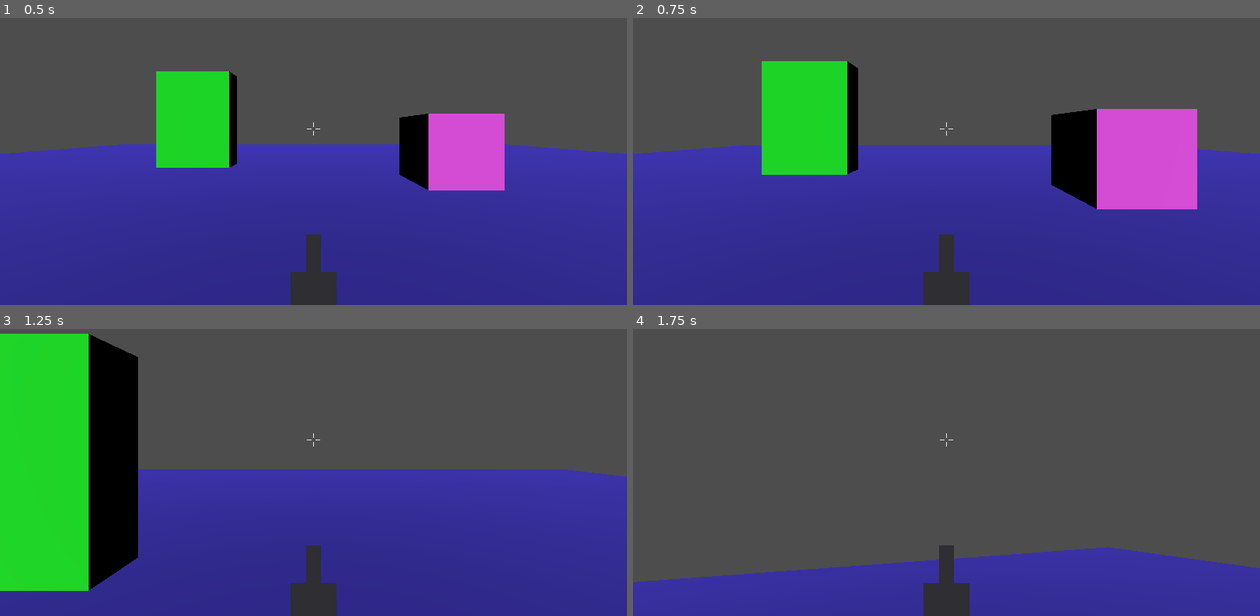
Above: before the commit, frames 1-4 (two rows, left to right).
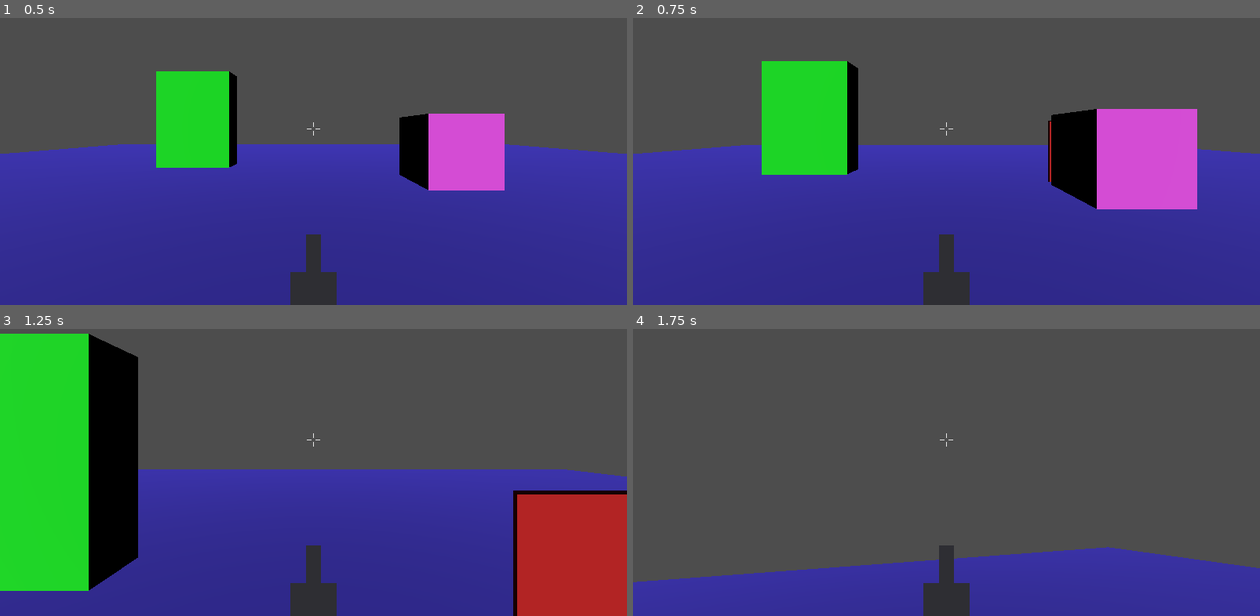
Above: after the commit, the same moments.

Repository: Rognlosh/DoomGodotYandex
Game: Godot game, scene res://scenes/main/main.tscn
Same seed, same stepped clock (60 frames per second), same inputs: the game is played once before the commit and once after it.
Inputs (mouse positions are in pixels of both pictures, inside the frame that each line leads up to):
- Up to frame 1 (0.5 s): no input
- Up to frame 2 (0.75 s): tap Enter at 0.5 s; move the mouse to (915, 198) at 0.52 s; press the mouse at (915, 198) at 0.53 s; hold W (move_forward) from 0.53 s (still down)
- Up to frame 3 (1.25 s): keep holding W (move_forward); tap Space (jump) at 0.77 s
- Up to frame 4 (1.75 s): keep holding W (move_forward); move the mouse to (990, 443) at 1.27 s; release the mouse at (990, 443) at 1.28 s; click (990, 443) at 1.35 s; tap Space (jump) at 1.52 s

Frame 1 is identical in both runs. In frame 2, 0.1% of the frame differs, in the area x 66-67%, y 35-58%; in frame 3, 7.9%, in the area x 81-100%, y 56-100%; in frame 4, nothing differs.

Commit message:
EnemyFSM
Реализован базовый враг, машина состояний IdleAttackDied

Diff:
--- /dev/null
+++ b/scenes/enemies/enemy_base.gd
@@ -0,0 +1,193 @@
+class_name EnemyBase
+extends CharacterBody3D
+## Базовый враг: наземный, ближний бой. Играбелен «как есть» (наш первый враг)
+## и служит базой для других типов. Расширение без копипасты — два пути:
+##   1) другие цифры — меняешь @export в инспекторе унаследованной сцены;
+##   2) другое поведение — extends EnemyBase и переопределяешь хук
+##      (_move_towards_target / _perform_attack / _can_see_target / _on_death).
+
+## Состояния ИИ (как enum в C#: State.IDLE и т.д.).
+enum State { IDLE, CHASE, ATTACK, DEAD }
+
+@export_group("Характеристики")
+## Скорость преследования, м/с.
+@export var move_speed: float = 4.0
+## Радиус, в котором враг замечает игрока, м.
+@export var detection_range: float = 18.0
+## Дистанция, с которой враг бьёт, м.
+@export var attack_range: float = 2.0
+## Урон за один удар.
+@export var attack_damage: float = 8.0
+## Пауза между ударами, с.
+@export var attack_cooldown: float = 1.2
+## Гравитация, м/с².
+@export var gravity: float = 24.0
+
+@export_group("Цель")
+## Группа, в которой ищем игрока. &"..." — StringName (дешёвая интернированная строка).
+@export var target_group: StringName = &"player"
+
+# $Узел — это get_node("Узел"); @onready откладывает до готовности дерева.
+@onready var _health: HealthComponent = $HealthComponent
+@onready var _sprite: Sprite3D = $Sprite3D
+
+# Цель (игрок). Может исчезнуть (рестарт уровня) — ищем лениво.
+var _target: Node3D
+var _state: State = State.IDLE
+# Обратный отсчёт до следующего удара, с.
+var _attack_timer: float = 0.0
+# Высота «глаз» для луча видимости и центра удара, м.
+const _EYE_OFFSET := Vector3(0.0, 1.0, 0.0)
+
+
+func _ready() -> void:
+	# Реакция на смерть — наша (signal up).
+	_health.died.connect(_on_death)
+	# Плейсхолдер-текстура, если арт ещё не назначен в инспекторе (ноль веса билда).
+	if _sprite.texture == null:
+		_sprite.texture = _make_placeholder_texture()
+
+
+# Конвенция урона: тело принимает урон и делегирует в компонент.
+func take_damage(amount: float) -> void:
+	_health.take_damage(amount)
+
+
+func _physics_process(delta: float) -> void:
+	if _state == State.DEAD:
+		return
+
+	if _attack_timer > 0.0:
+		_attack_timer -= delta
+
+	_acquire_target()
+
+	# match — аналог switch.
+	match _state:
+		State.IDLE:
+			_state_idle(delta)
+		State.CHASE:
+			_state_chase(delta)
+		State.ATTACK:
+			_state_attack(delta)
+
+
+# --- Состояния ---
+
+func _state_idle(delta: float) -> void:
+	_apply_gravity(delta)
+	move_and_slide()
+	if _target != null and _can_see_target():
+		_state = State.CHASE
+
+
+func _state_chase(delta: float) -> void:
+	if _target == null:
+		_state = State.IDLE
+		return
+	var dist := global_position.distance_to(_target.global_position)
+	if dist <= attack_range:
+		_state = State.ATTACK
+		return
+	if dist > detection_range:
+		_state = State.IDLE  # потеряли — назад в ожидание
+		return
+	_move_towards_target(delta)
+
+
+func _state_attack(delta: float) -> void:
+	# Стоим на месте, гасим горизонтальную скорость, бьём по кулдауну.
+	_apply_gravity(delta)
+	velocity.x = 0.0
+	velocity.z = 0.0
+	move_and_slide()
+
+	if _target == null:
+		_state = State.IDLE
+		return
+	if global_position.distance_to(_target.global_position) > attack_range:
+		_state = State.CHASE
+		return
+	if _attack_timer <= 0.0:
+		_attack_timer = attack_cooldown
+		_perform_attack()
+
+
+# --- Хуки для переопределения у наследников ---
+
+## Обнаружение: в радиусе И есть прямая видимость. Переопредели под конус/360°.
+func _can_see_target() -> bool:
+	if _target == null:
+		return false
+	if global_position.distance_to(_target.global_position) > detection_range:
+		return false
+	return _has_line_of_sight()
+
+
+## Движение к цели. По умолчанию — по земле с гравитацией. Летающий переопределит.
+func _move_towards_target(delta: float) -> void:
+	_apply_gravity(delta)
+	var to_target := _target.global_position - global_position
+	to_target.y = 0.0  # только горизонталь
+	var dir := to_target.normalized()
+	velocity.x = dir.x * move_speed
+	velocity.z = dir.z * move_speed
+	move_and_slide()
+
+
+## Атака. По умолчанию — ближний бой. Стреляющий переопределит (спавн снаряда).
+func _perform_attack() -> void:
+	if _target != null and _target.has_method("take_damage"):
+		_target.take_damage(attack_damage)
+
+
+## Смерть. По умолчанию — труп: стоп ИИ, снять коллизию, «положить» спрайт, исчезнуть.
+func _on_death() -> void:
+	_state = State.DEAD
+	velocity = Vector3.ZERO
+	# set_deferred — менять параметры физики безопасно вне шага симуляции.
+	set_deferred(&"collision_layer", 0)
+	set_deferred(&"collision_mask", 0)
+	_sprite.rotation_degrees.z = 90.0
+	get_tree().create_timer(2.0).timeout.connect(queue_free)
+
+
+# --- Вспомогательное ---
+
+func _apply_gravity(delta: float) -> void:
+	if not is_on_floor():
+		velocity.y -= gravity * delta
+
+
+func _acquire_target() -> void:
+	if _target == null or not is_instance_valid(_target):
+		_target = get_tree().get_first_node_in_group(target_group) as Node3D
+
+
+func _has_line_of_sight() -> bool:
+	var space_state := get_world_3d().direct_space_state
+	var from := global_position + _EYE_OFFSET
+	var to := _target.global_position + _EYE_OFFSET
+	var query := PhysicsRayQueryParameters3D.create(from, to)
+	query.exclude = [get_rid()]  # не «видеть» собственную капсулу
+	var result := space_state.intersect_ray(query)
+	# Видимость есть, если луч ни во что не упёрся ИЛИ упёрся в саму цель.
+	if result.is_empty():
+		return true
+	return result.get("collider") == _target
+
+
+## Временный визуал, пока нет пиксель-арта: силуэт с тёмной рамкой. Ноль веса билда.
+## Появится спрайт — назначь texture в инспекторе, эта генерация сама отключится.
+func _make_placeholder_texture() -> Texture2D:
+	var w := 32
+	var h := 48
+	var img := Image.create(w, h, false, Image.FORMAT_RGBA8)
+	img.fill(Color(0.0, 0.0, 0.0, 0.0))  # прозрачный фон
+	var body := Color(0.7, 0.15, 0.15)
+	var border := Color(0.1, 0.0, 0.0)
+	for y in h:
+		for x in w:
+			var is_edge := x == 0 or y == 0 or x == w - 1 or y == h - 1
+			img.set_pixel(x, y, border if is_edge else body)
+	return ImageTexture.create_from_image(img)
--- /dev/null
+++ b/scenes/enemies/enemy_base.tscn
@@ -0,0 +1,25 @@
+[gd_scene format=3 uid="uid://1hb3ai71rj5u"]
+
+[ext_resource type="Script" uid="uid://dc5ocp1bxufs1" path="res://scenes/enemies/enemy_base.gd" id="1_qty17"]
+[ext_resource type="Script" uid="uid://3xtjeljrqxo1" path="res://scripts/health_component.gd" id="2_pkqou"]
+
+[sub_resource type="CapsuleShape3D" id="CapsuleShape3D_satqt"]
+radius = 0.4
+height = 1.8
+
+[node name="Enemy" type="CharacterBody3D" unique_id=360318765]
+script = ExtResource("1_qty17")
+
+[node name="CollisionShape3D" type="CollisionShape3D" parent="." unique_id=1641552836]
+transform = Transform3D(1, 0, 0, 0, 1, 0, 0, 0, 1, 0, 0.9, 0)
+shape = SubResource("CapsuleShape3D_satqt")
+
+[node name="Sprite3D" type="Sprite3D" parent="." unique_id=913123013]
+transform = Transform3D(1, 0, 0, 0, 1, 0, 0, 0, 1, 0, 0.9, 0)
+pixel_size = 0.04
+billboard = 2
+alpha_cut = 1
+texture_filter = 0
+
+[node name="HealthComponent" type="Node" parent="." unique_id=67558913]
+script = ExtResource("2_pkqou")
--- /dev/null
+++ b/scenes/enemies/melee_grunt.tscn
@@ -0,0 +1,5 @@
+[gd_scene format=3 uid="uid://djyxa4b1xgyjk"]
+
+[ext_resource type="PackedScene" uid="uid://1hb3ai71rj5u" path="res://scenes/enemies/enemy_base.tscn" id="1_gjxx1"]
+
+[node name="Enemy" unique_id=360318765 instance=ExtResource("1_gjxx1")]
--- a/scenes/levels/test_level.tscn
+++ b/scenes/levels/test_level.tscn
@@ -1,4 +1,6 @@
 [gd_scene format=3 uid="uid://ppwfb1508l0s"]
+
+[ext_resource type="PackedScene" uid="uid://djyxa4b1xgyjk" path="res://scenes/enemies/melee_grunt.tscn" id="1_jbqir"]
 
 [sub_resource type="StandardMaterial3D" id="StandardMaterial3D_3hp5k"]
 albedo_color = Color(0.16274172, 0.12389998, 0.59, 1)
@@ -34,3 +36,6 @@
 
 [node name="PlayerSpawn" type="Marker3D" parent="." unique_id=1866508379]
 transform = Transform3D(1, 0, 0, 0, 1, 0, 0, 0, 1, 0, 0.2, 4)
+
+[node name="Enemy" parent="." unique_id=360318765 instance=ExtResource("1_jbqir")]
+transform = Transform3D(1, 0, 0, 0, 1, 0, 0, 0, 1, 5.0556183, 0.2, -6)
--- a/scenes/player/player.tscn
+++ b/scenes/player/player.tscn
@@ -8,7 +8,7 @@
 radius = 0.4
 height = 1.8
 
-[node name="Player" type="CharacterBody3D" unique_id=21007273]
+[node name="Player" type="CharacterBody3D" unique_id=21007273 groups=["player"]]
 script = ExtResource("1_8afob")
 
 [node name="CollisionShape3D" type="CollisionShape3D" parent="." unique_id=380377189]
--- /dev/null
+++ b/scripts/health_component.gd
@@ -0,0 +1,40 @@
+class_name HealthComponent
+extends Node
+## Переиспользуемый компонент здоровья — один и тот же для врага и игрока.
+## Хранит только числа и сообщает об изменениях сигналами. Что значит
+## «получить урон» и «умереть» — решает владелец, подписавшись на сигналы
+## (принцип «signal up»): враг — стоп ИИ и труп, игрок — game over и HUD.
+
+## Здоровье изменилось. (current, maximum) — для HUD-баров и пр.
+signal health_changed(current: float, maximum: float)
+## Здоровье достигло нуля. Владелец сам решает, что делать.
+signal died
+
+## Максимум здоровья. Стартовое значение берётся отсюда же.
+@export var max_health: float = 30.0
+
+var _current_health: float
+
+## Текущее здоровье — только чтение снаружи (как get-only property в C#).
+var current_health: float:
+	get:
+		return _current_health
+
+
+func _ready() -> void:
+	_current_health = max_health
+
+
+## Нанести урон. Уже мёртвый — игнорируем.
+func take_damage(amount: float) -> void:
+	if _current_health <= 0.0:
+		return
+	_current_health = clampf(_current_health - amount, 0.0, max_health)
+	health_changed.emit(_current_health, max_health)
+	if _current_health <= 0.0:
+		died.emit()
+
+
+## Удобно для проверок в ИИ.
+func is_alive() -> bool:
+	return _current_health > 0.0
Not shown, added: scenes/enemies/enemy_base.gd.uid
Not shown, added: scripts/health_component.gd.uid
